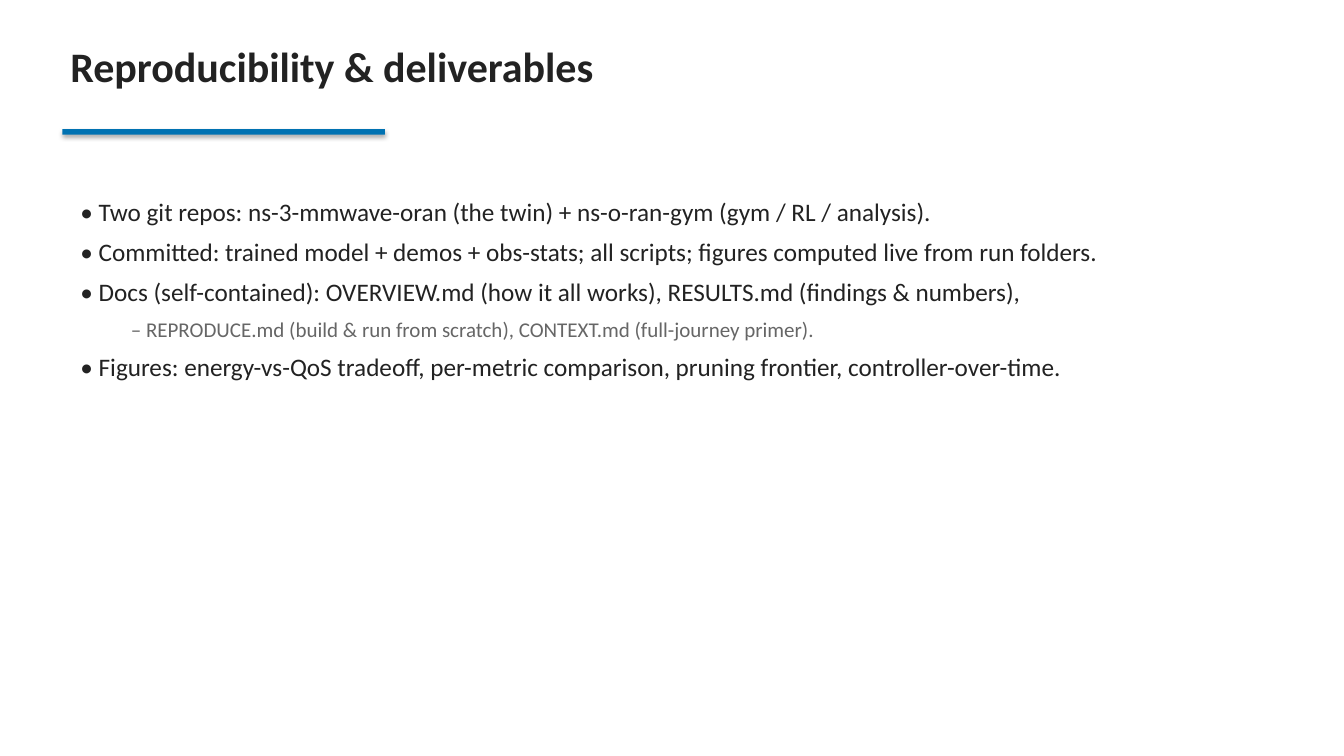
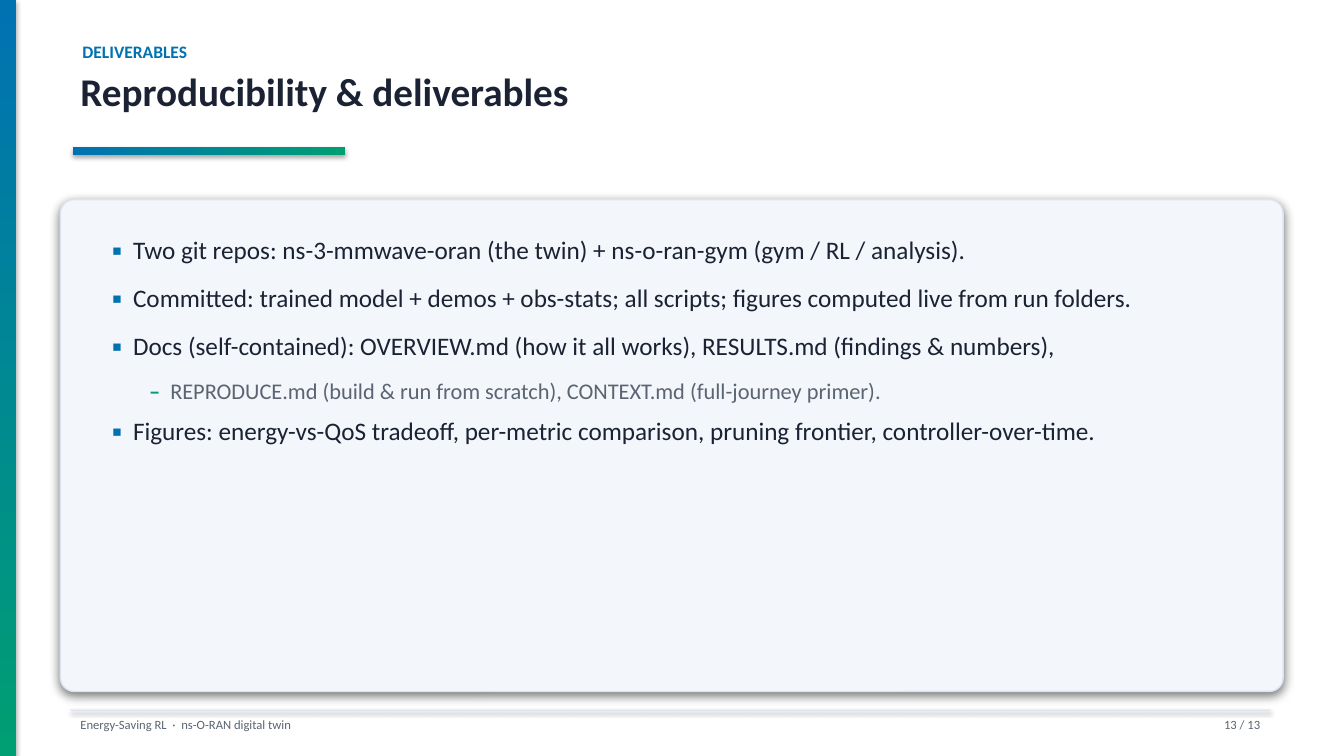
Before and after one commit to SergeantCooper/ns-o-ran-gym, a slide deck: slide 13 of energy_saving_RL_project.pptx. Drawn at 1344x756 pixels with LibreOffice and Linux fonts; fonts in the diff are those of the drawing. Boxes give left, top, right and bottom in pixels: in the first picture for what was removed or moved away, otherwise in the second. Text is boxed around its words. In the diff, an @@ line names an element or a change of style, - is before the commit and + after.

Commit message:
deck: redesign build_ppt.py with a cohesive visual theme
Adds a design system to the presentation (content/numbers unchanged):
- navy gradient title with capability pills + accent band
- per-slide section kickers, gradient underline, left accent strip, footer + page numbers
- content on soft-shadowed panels; colour-coded bullet markers
- figures mounted on shadowed cards, box-fit to the slide (fixes overflow)

```diff
--- a/energy_saving_RL_project.pptx
+++ b/energy_saving_RL_project.pptx
@@ rectangle added at <box>0,0,16,756</box>, fill gradient #0072B2 to #009E73 @@
@@ text added at <box>82,46,187,58</box>, 12.5 pt, text #0072B2, bold @@
+DELIVERABLES
@@ text "Reproducibility & deliverables": place and size @@
-text "Reproducibility & deliverables" at <box>70,52,593,89</box>
+text "Reproducibility & deliverables" at <box>80,78,568,112</box>
@@ text "Reproducibility & deliverables" at <box>80,78,568,112</box>: size 30 to 28 pt, text colour #222222 to #1A2233 @@
@@ rectangle: place and size @@
-rectangle at <box>63,129,385,135</box>
+rectangle at <box>73,147,345,154</box>
@@ rectangle at <box>73,147,345,154</box>: fill #0072B2 to gradient #0072B2 to #009E73 @@
@@ rounded rectangle added at <box>60,200,1284,692</box>, fill #F3F6FB, outline #DDE4F0 1 pt @@
@@ text "▪ Two git repos: ns-3-mmwave-oran ...": place and size @@
-text "▪ Two git repos: ns-3-mmwave-oran ..." at <box>99,203,1096,381</box>
+text "▪ Two git repos: ns-3-mmwave-oran ..." at <box>133,241,1131,445</box>
@@ text at <box>133,241,1131,360</box>: text changed; text colour #222222 to #1A2233 @@
-• Two git repos: ns-3-mmwave-oran (the twin) + ns-o-ran-gym (gym / RL / analysis).
-• Committed: trained model + demos + obs-stats; all scripts; figures computed live from run folders.
-• Docs (self-contained): OVERVIEW.md (how it all works), RESULTS.md (findings & numbers),
+▪ Two git repos: ns-3-mmwave-oran (the twin) + ns-o-ran-gym (gym / RL / analysis).
+▪ Committed: trained model + demos + obs-stats; all scripts; figures computed live from run folders.
+▪ Docs (self-contained): OVERVIEW.md (how it all works), RESULTS.md (findings & numbers),
@@ text at <box>170,383,881,403</box>: size 15 to 16 pt in "– REPRODUCE.md (build & run from scratch), ..."; text colour #666666 to #009E73, bold on in "–"; text colour #666666 to #5B6472 in "REPRODUCE.md (build & run from scratch), CONTEXT.md ..."; list level 2 to 1 in "– REPRODUCE.md (build & run ..."; line spacing 1 to 1.12 @@
@@ text at <box>133,422,1095,445</box>: text changed; text colour #222222 to #1A2233 @@
-• Figures: energy-vs-QoS tradeoff, per-metric comparison, pruning frontier, controller-over-time.
+▪ Figures: energy-vs-QoS tradeoff, per-metric comparison, pruning frontier, controller-over-time.
@@ rectangle added at <box>71,710,1270,711</box>, fill #DDE4F0 @@
@@ text added at <box>80,720,291,731</box>, 9 pt, text #5B6472 @@
+Energy-Saving RL · ns-O-RAN digital twin
@@ text added at <box>1224,721,1260,729</box>, 9 pt, text #5B6472 @@
+13 / 13
```
Also in this commit, not shown: 12 other slides changed, 1 other file.
